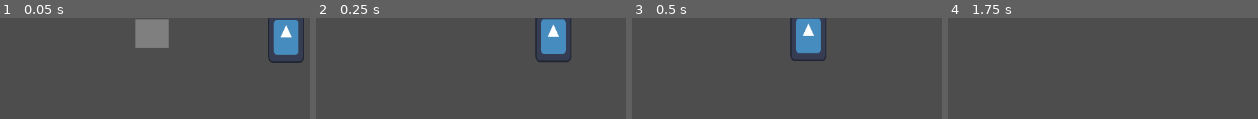
Above: before the commit, frames 1-4 (left to right).
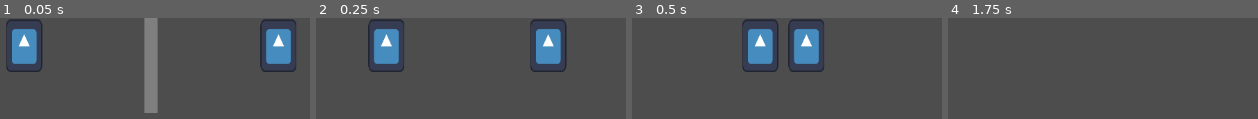
Above: after the commit, the same moments.

Repository: LaruxxDev/Rythm_game
Game: Godot game, scene res://Scenes/ritmo.tscn
Two runs of this game, one before a commit and one after it. Both use one fixed random seed, a clock stepped at 60 frames per second and the inputs below. The project has no main scene, so this scene is started directly. The engine's default icon, where the game draws it, is replaced by a stand-in: a white triangle on a blue panel in a dark square. Sound files missing from this copy of the repository are replaced by a short silence.
Inputs:
- Up to frame 1 (0.05 s): no input
- Up to frame 2 (0.25 s): no input
- Up to frame 3 (0.5 s): no input
- Up to frame 4 (1.75 s): hold Right (ui_right) 0.53-1.28 s; tap Enter at 1.25 s; hold Down (ui_down) from 1.28 s (still down)

The runs differ from the first frame. In frame 1, 13% of the frame differs, in the area x 1-99%, y 0-95%; in frame 2, 7.5%; in frame 3, 7.0%; in frame 4, nothing differs.

Commit message:
duplicao

Diff:
--- a/Scenes/ritmo.tscn
+++ b/Scenes/ritmo.tscn
@@ -16,10 +16,10 @@
 anchors_preset = 15
 anchor_right = 1.0
 anchor_bottom = 1.0
-offset_left = 547.0
-offset_top = 2.0
-offset_right = -557.0
-offset_bottom = -605.0
+offset_left = 560.0
+offset_top = -54.0
+offset_right = -573.0
+offset_bottom = -511.0
 grow_horizontal = 2
 grow_vertical = 2
 color = Color(1, 1, 1, 0.28235295)
@@ -29,9 +29,12 @@
 ignore_time_scale = true
 
 [node name="Spawner" type="Marker2D" parent="." unique_id=1718812998]
-position = Vector2(782, 27)
+position = Vector2(770, 40)
+
+[node name="Spawner2" type="Marker2D" parent="." unique_id=797563173]
+position = Vector2(370, 40)
 
 [node name="Sprite2D" type="Sprite2D" parent="." unique_id=595490150]
-position = Vector2(571, 24)
+position = Vector2(570, 40)
 
 [connection signal="timeout" from="Timer" to="." method="_on_timer_timeout"]
--- a/Scripts/ritmo.gd
+++ b/Scripts/ritmo.gd
@@ -103,15 +103,18 @@
 	tween.tween_callback(func(): ui_beat.visible = false)
 
 func _on_timer_timeout() -> void:
-	print(ultimo_beat)
 	timer.wait_time = intervalo_beat
 	timer.start()
 
 
 func enviar_bit():
 	var bit = BIT.instantiate()
+	var bit2 = BIT.instantiate()
+	$Spawner2.add_child(bit2)
 	$Spawner.add_child(bit)
-	var tween: Tween = get_tree().create_tween()
+	var tween: Tween = get_tree().create_tween().set_parallel(true)
 	tween.tween_property(bit, "global_position", $Sprite2D.global_position, intervalo_beat)
+	tween.tween_property(bit2, "global_position", $Sprite2D.global_position, intervalo_beat)
 	await tween.finished
 	bit.queue_free()
+	bit2.queue_free()
